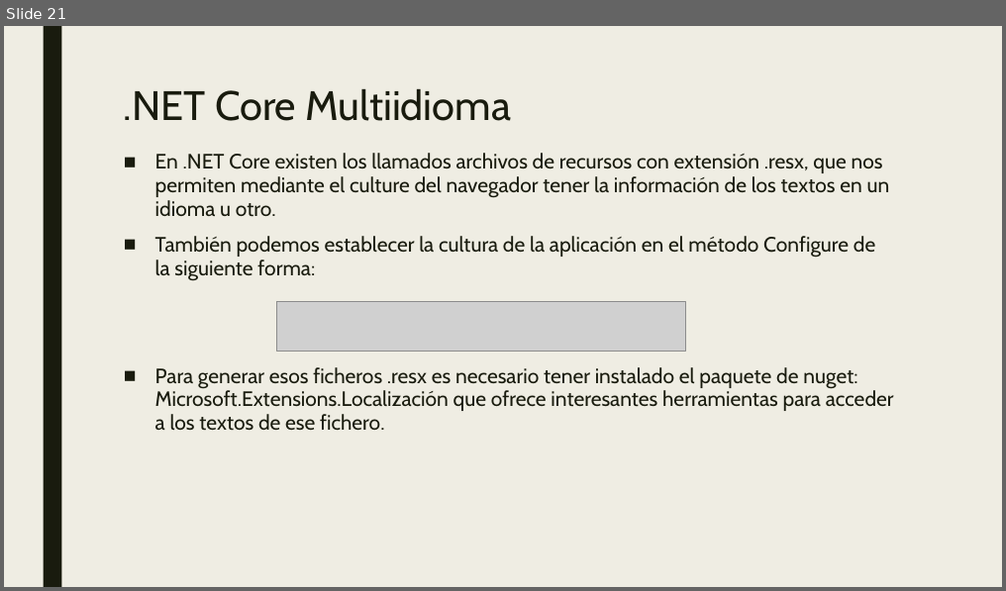
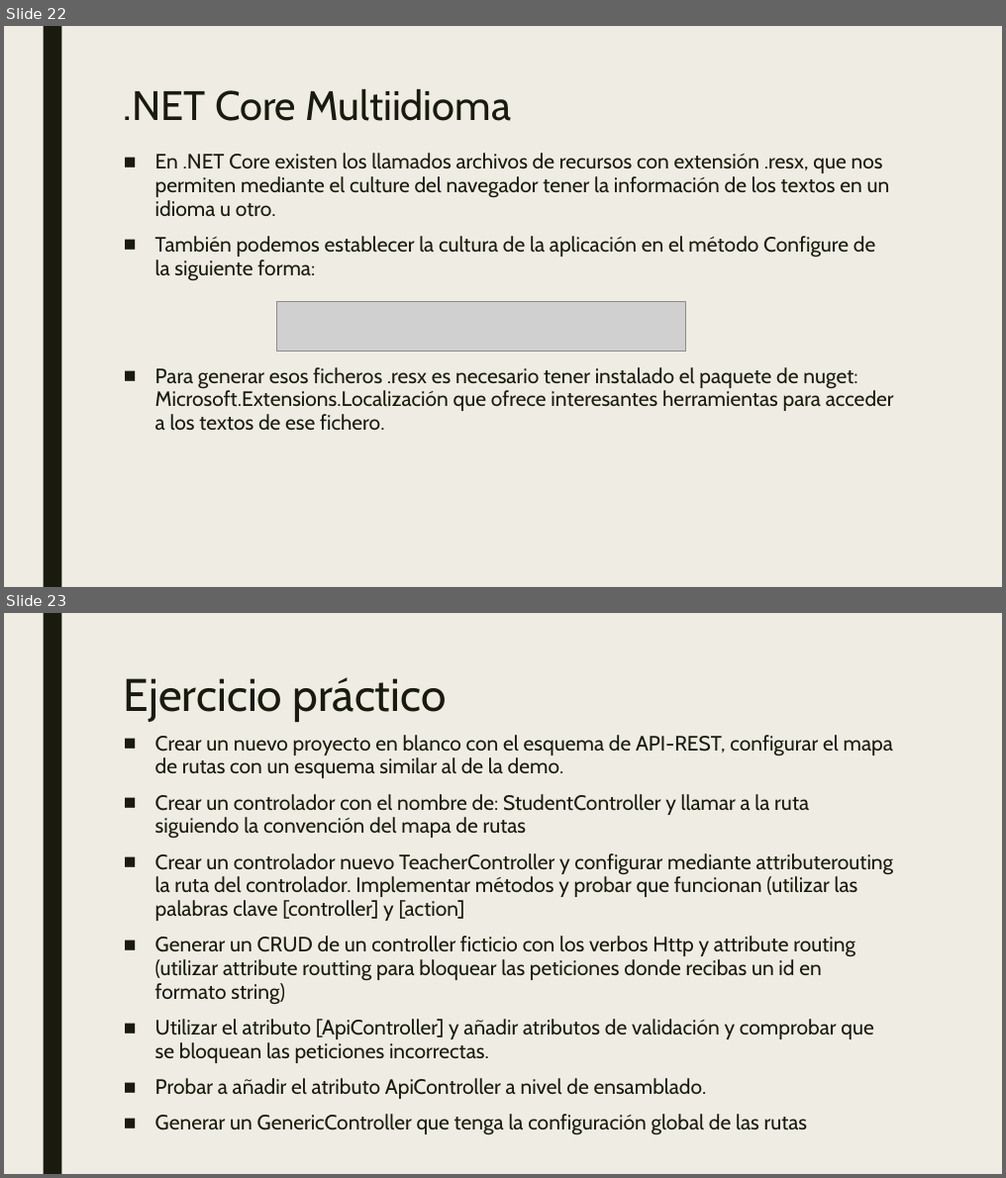
Before and after one commit to dadjh85/Demo4-Curso-.NetCore3.1, a slide deck: doc/Demo4- Curso .NET Core.pptx. Shown one above the other, each under a label of ours: slide 21 before the commit, slides 22 and 23 after it. The pictures are 1006x591 and 1006x1178 pixels, drawn with LibreOffice and Linux fonts; fonts in the diff are those of the drawing; grey boxes stand for pictures. Boxes give left, top, right and bottom in pixels: in the first picture for what was removed or moved away, otherwise in the second. Text is boxed around its words. In the diff, an @@ line names an element or a change of style, - is before the commit and + after.

Commit message:
* Update pptx

```diff
--- a/doc/Demo4- Curso .NET Core.pptx
+++ b/doc/Demo4- Curso .NET Core.pptx
@@ slide 23 added at [4,613,1002,1174], background #EFEDE3; not listed: 1 template element that a slide beside it also shows @@
@@ title added at [124,677,447,722], 44 pt, text #191B0E @@
+Ejercicio práctico
@@ text added at [155,735,894,1136], 20 pt, text #191B0E @@
+■ Crear un nuevo proyecto en blanco con el esquema de API-REST, configurar el mapa de rutas con un esquema similar al de la demo.
+■ Crear un controlador con el nombre de: StudentController y llamar a la ruta siguiendo la convención del mapa de rutas
+■ Crear un controlador nuevo TeacherController y configurar mediante attributerouting la ruta del controlador. Implementar métodos y probar que funcionan (utilizar las palabras clave [controller] y [action]
+■ Generar un CRUD de un controller ficticio con los verbos Http y attribute routing (utilizar attribute routting para bloquear las peticiones donde recibas un id en formato string)
+■ Utilizar el atributo [ApiController] y añadir atributos de validación y comprobar que se bloquean las peticiones incorrectas.
+■ Probar a añadir el atributo ApiController a nivel de ensamblado.
+■ Generar un GenericController que tenga la configuración global de las rutas
@@ what was slide 21 is now slide 22 @@
```
Also in this commit, not shown: 2 other slides added.
